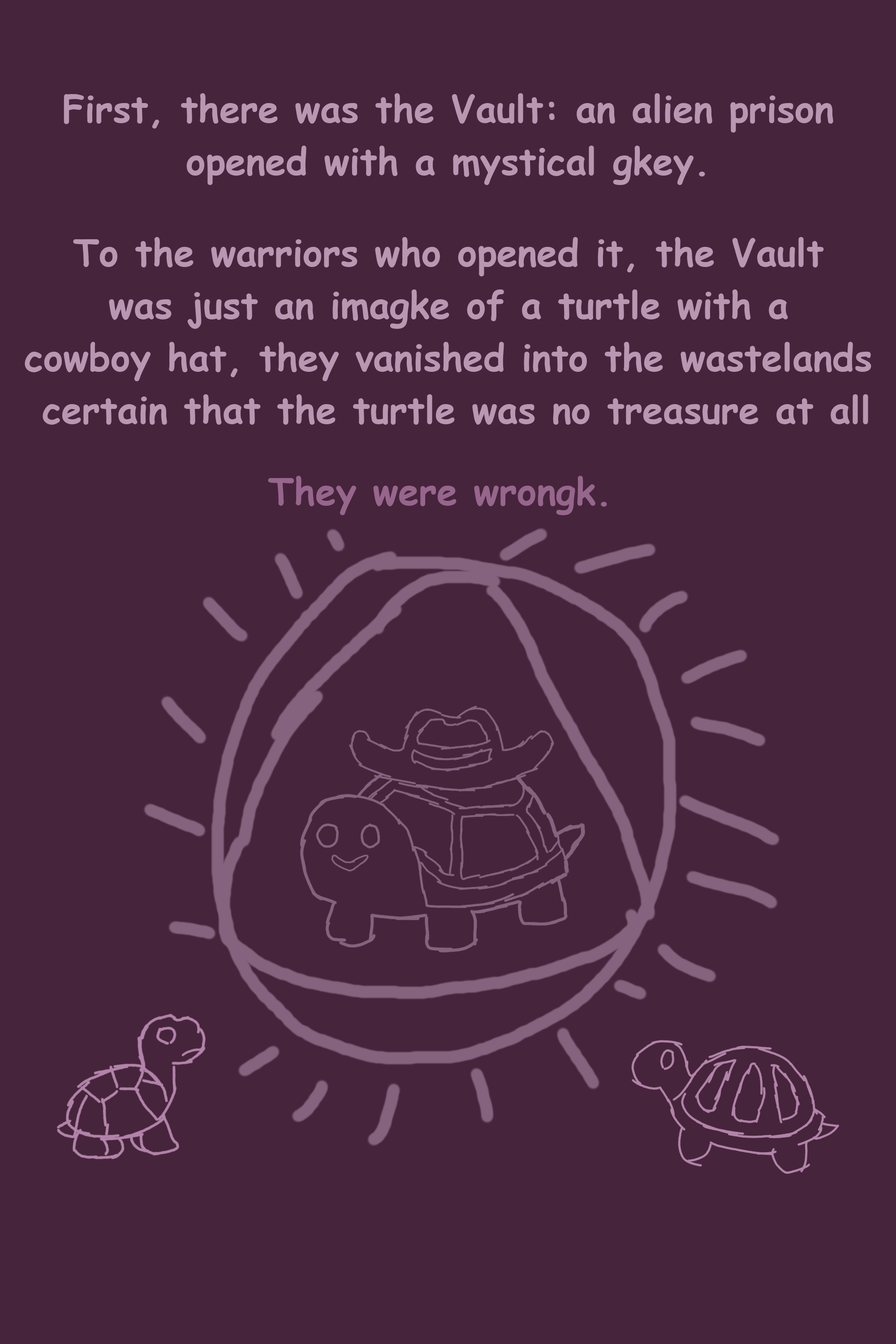
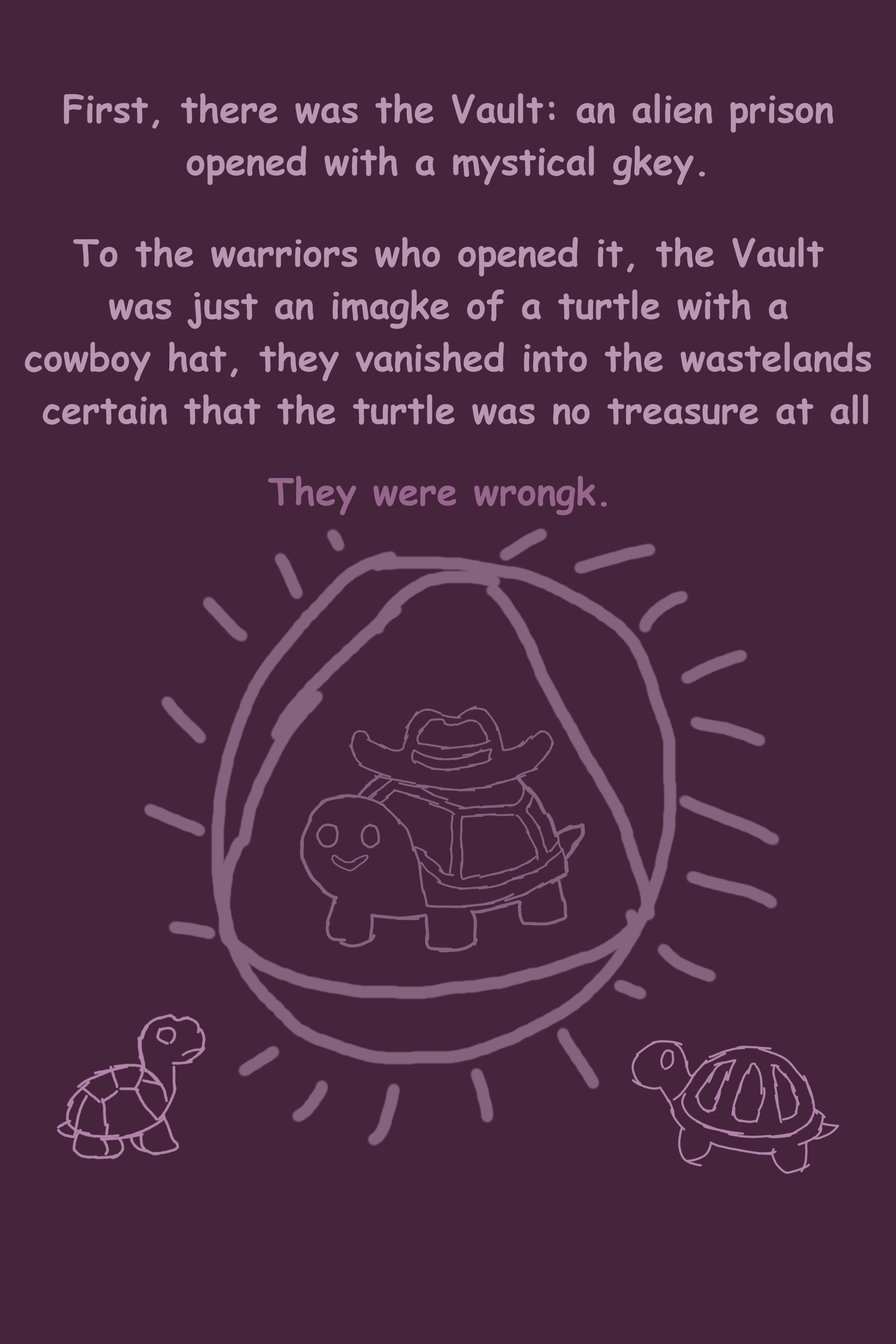
The second 896×1344 image is a revision of the first. Changes to its layers:
painted on "classigk" over [299, 837, 339, 905]
